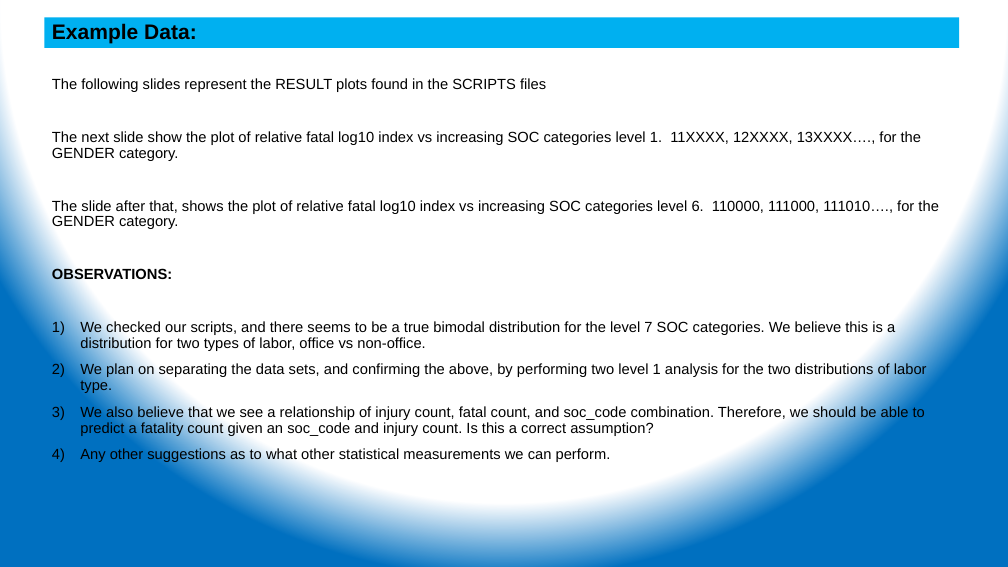
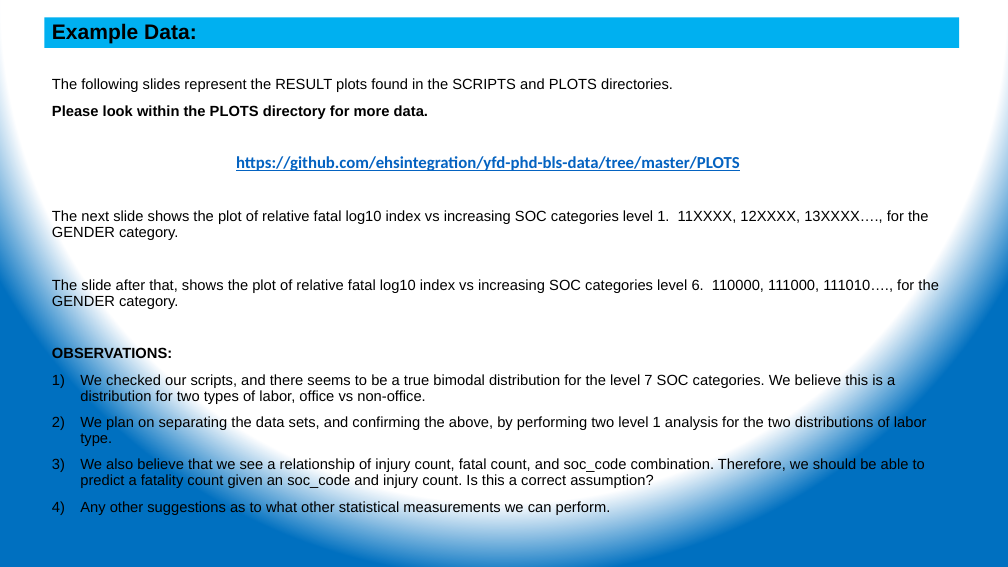
Before and after one commit to ehsintegration/yfd-phd-bls-data, a slide deck: slide 7 of D2-documentation/Data Analysis.pptx. Drawn at 1008x567 pixels with LibreOffice and Linux fonts; fonts in the diff are those of the drawing. Boxes give left, top, right and bottom in pixels: in the first picture for what was removed or moved away, otherwise in the second. Text is boxed around its words. In the diff, an @@ line names an element or a change of style, - is before the commit and + after.

Commit message:
Updated powerpoint

```diff
--- a/D2-documentation/Data Analysis.pptx
+++ b/D2-documentation/Data Analysis.pptx
@@ text at <box>52,78,928,240</box>: text changed @@
-The following slides represent the RESULT plots found in the SCRIPTS files
-The next slide show the plot of relative fatal log10 index vs increasing SOC categories level 1. 11XXXX, 12XXXX, 13XXXX…., for the GENDER category.
+The following slides represent the RESULT plots found in the SCRIPTS and PLOTS directories.
+Please look within the PLOTS directory for more data.
+The next slide shows the plot of relative fatal log10 index vs increasing SOC categories level 1. 11XXXX, 12XXXX, 13XXXX…., for the GENDER category.
@@ text added at <box>236,156,740,171</box>, 16 pt, text #0563C1, bold, underline @@
+https://github.com/ehsintegration/yfd-phd-bls-data/tree/master/PLOTS
```
Also in this commit, not shown: 1 other slide changed.
